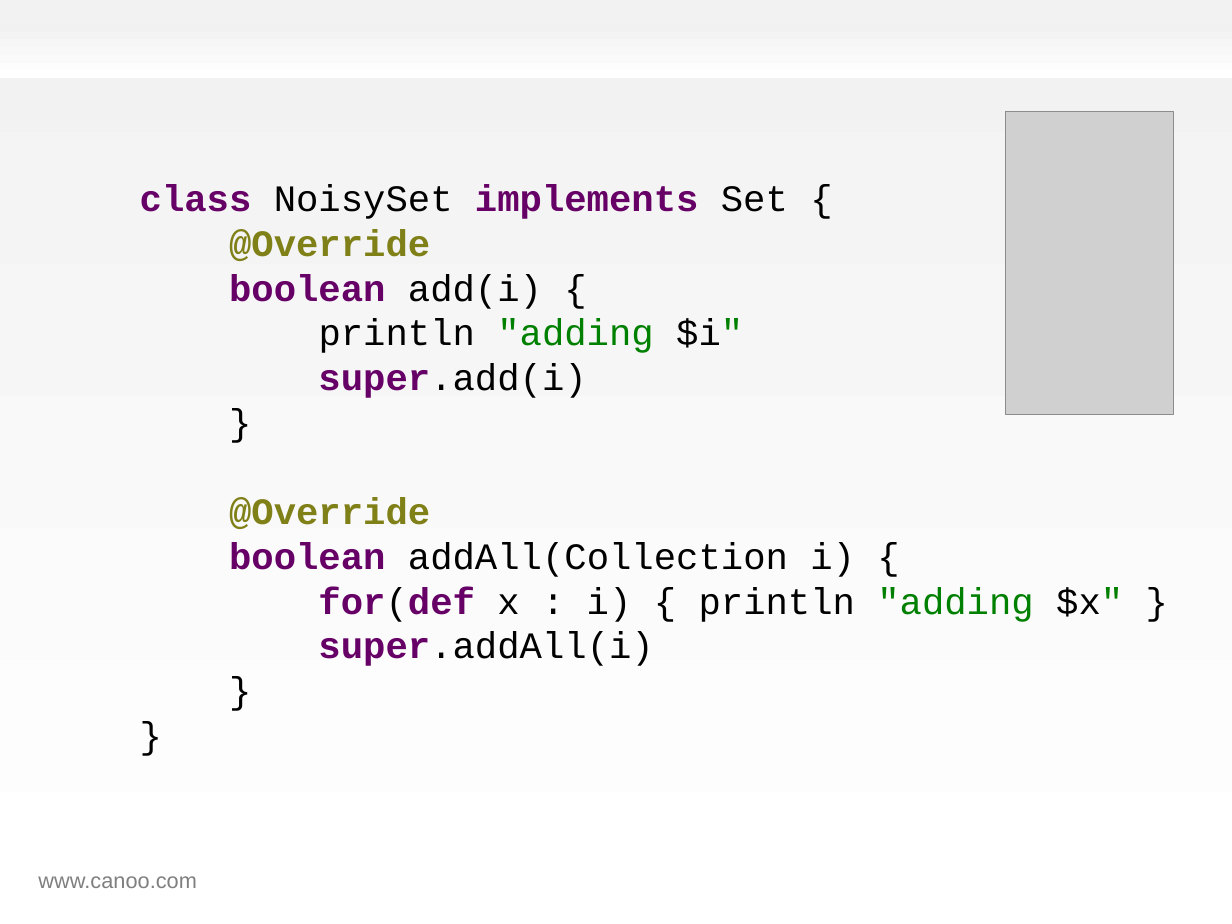
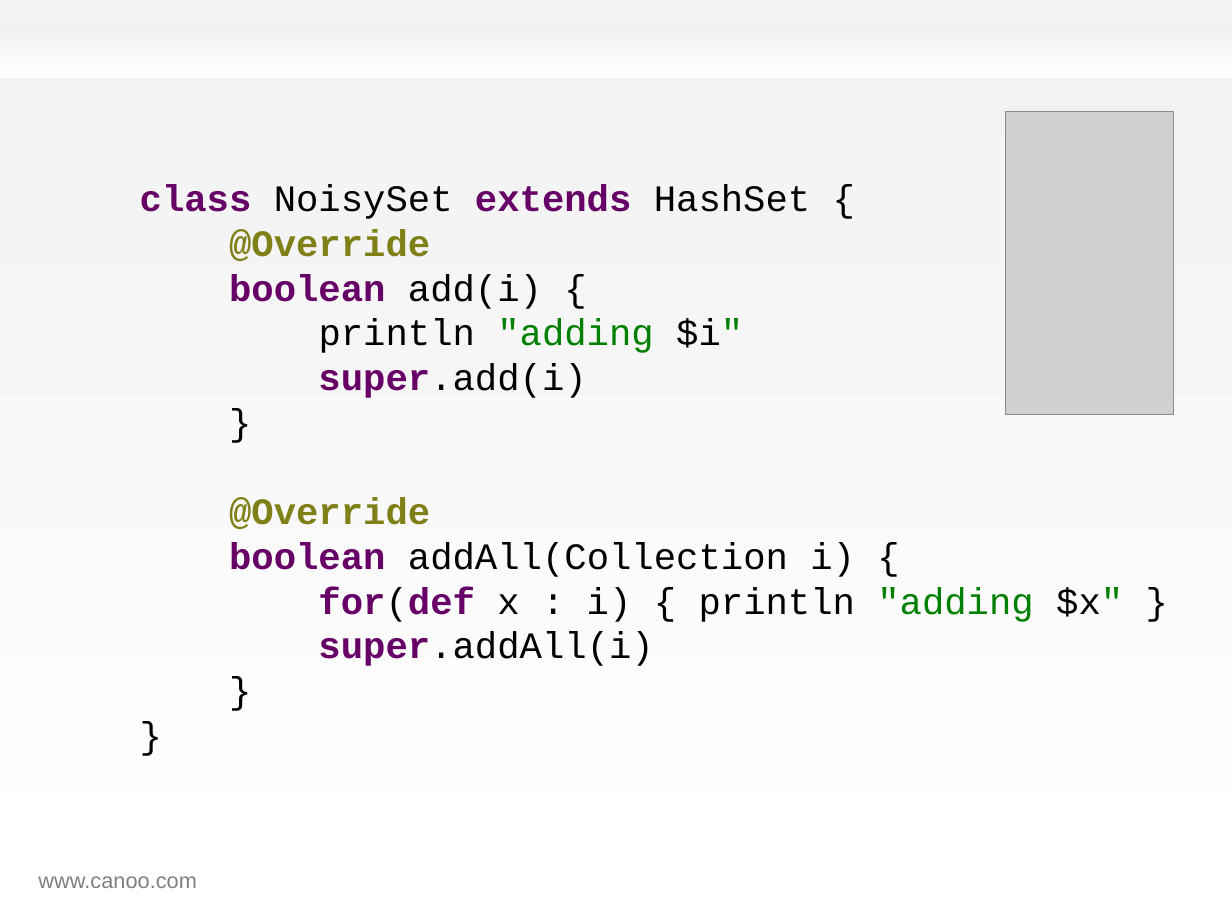
Before and after one commit to HamletDRC/presentations, a slide deck: slide 32 of effectivegroovy/effectivegroovy_gr82011.odp. Drawn at 1232x924 pixels with LibreOffice and Linux fonts; fonts in the diff are those of the drawing; grey boxes stand for pictures; background and template pictures are left out. Boxes give left, top, right and bottom in pixels: in the first picture for what was removed or moved away, otherwise in the second. Text is boxed around its words. In the diff, an @@ line names an element or a change of style, - is before the commit and + after.

```diff
--- a/effectivegroovy/effectivegroovy_gr82011.odp
+++ b/effectivegroovy/effectivegroovy_gr82011.odp
@@ text at <box>140,185,1123,666</box>: text changed @@
-class NoisySet implements Set {
-@Override
-boolean add(i) {
-println "adding $i"
-super.add(i)
-}
-@Override
-boolean addAll(Collection i) {
-for(def x : i) { println "adding $x" }
-super.addAll(i)
-}
-}
+class NoisySet extends HashSet {
+@Override
+boolean add(i) {
+println "adding $i"
+super.add(i)
+}
+@Override
+boolean addAll(Collection i) {
+for(def x : i) { println "adding $x" }
+super.addAll(i)
+}
+}
```
Also in this commit, not shown: 12 other slides changed, 4 other files.
